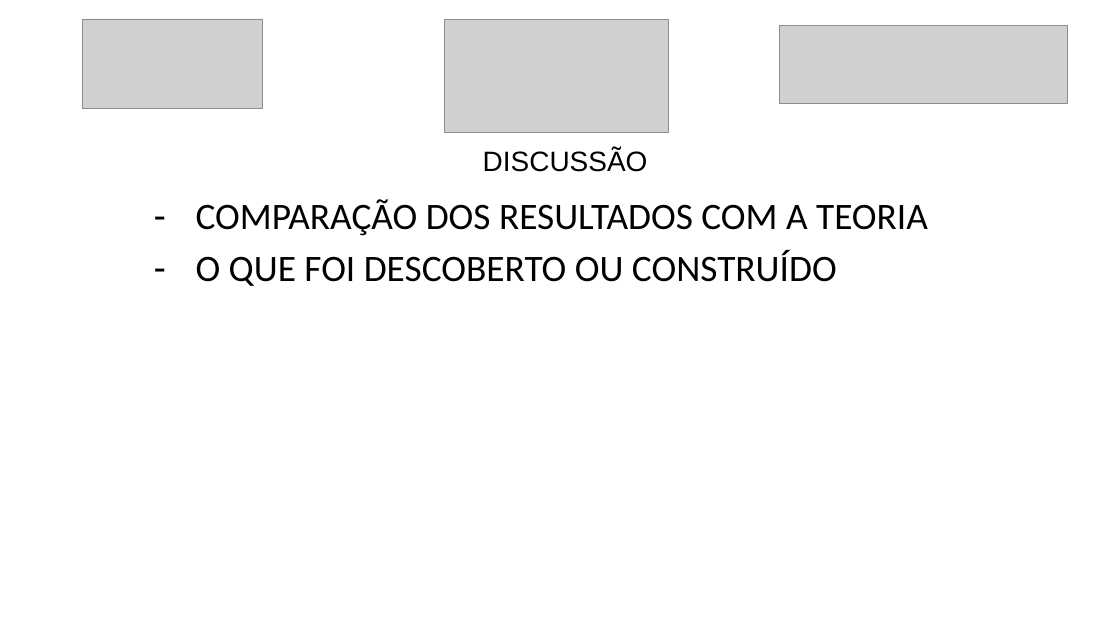
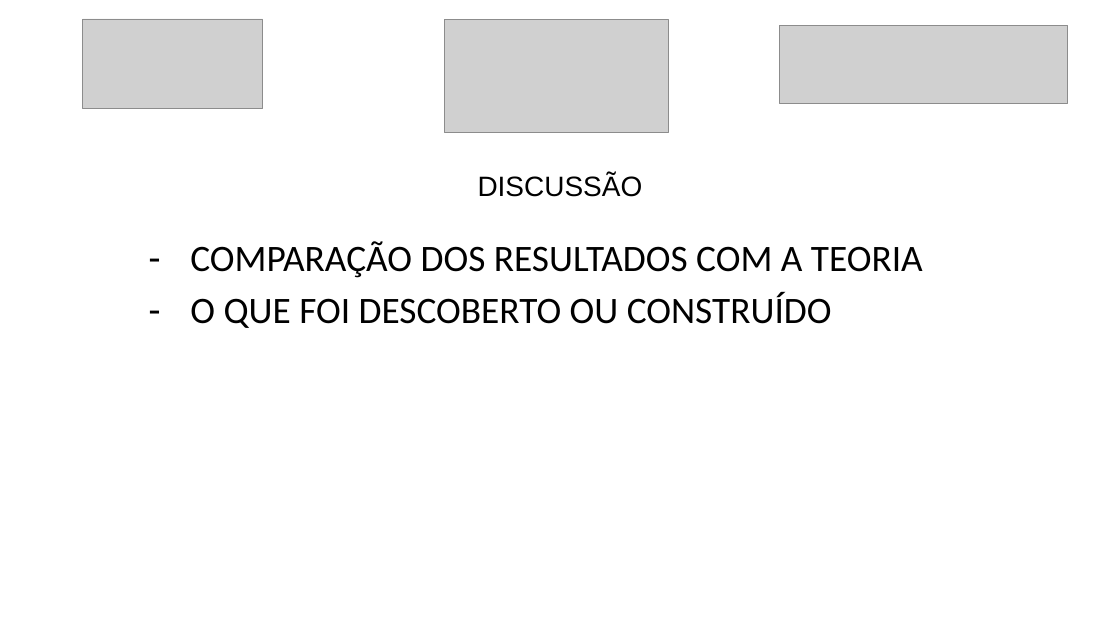
Before and after one commit to luanmenezesx/TCC-CCB, a slide deck: slide 9 of Modelo slides apresentação TCC.pptx. Drawn at 1120x630 pixels with LibreOffice and Linux fonts; fonts in the diff are those of the drawing; grey boxes stand for pictures. Boxes give left, top, right and bottom in pixels: in the first picture for what was removed or moved away, otherwise in the second. Text is boxed around its words. In the diff, an @@ line names an element or a change of style, - is before the commit and + after.

```diff
--- a/Modelo slides apresentação TCC.pptx
+++ b/Modelo slides apresentação TCC.pptx
@@ title "DISCUSSÃO": place and size @@
-title "DISCUSSÃO" at (483,149,648,172)
+title "DISCUSSÃO" at (478,174,643,197)
@@ subtitle "COMPARAÇÃO DOS RESULTADOS COM A ...": place and size @@
-subtitle "COMPARAÇÃO DOS RESULTADOS COM A ..." at (196,199,928,286)
+subtitle "COMPARAÇÃO DOS RESULTADOS COM A ..." at (190,241,923,328)
```
Also in this commit, not shown: 8 other slides changed, 1 other file.
